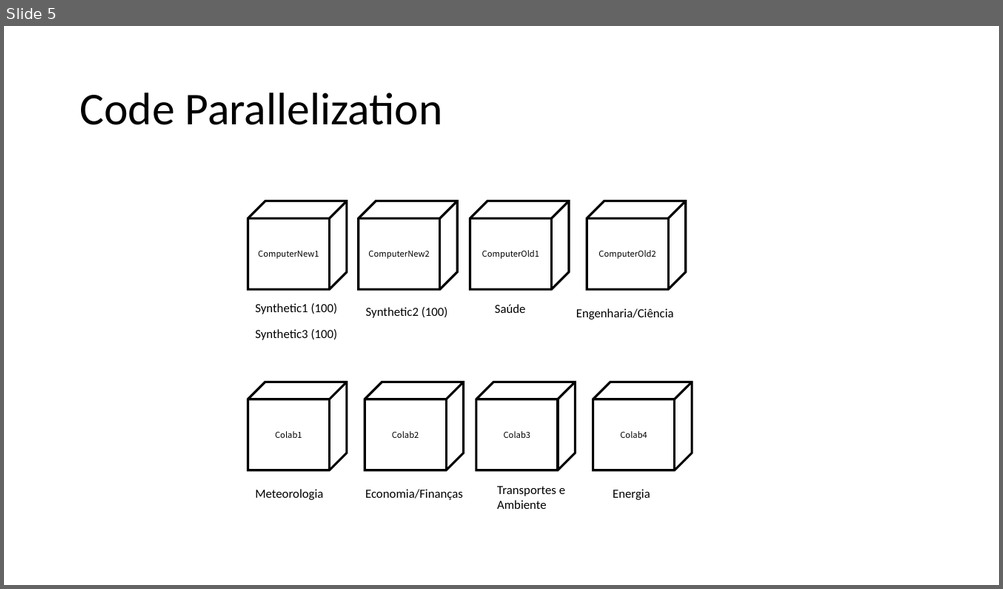
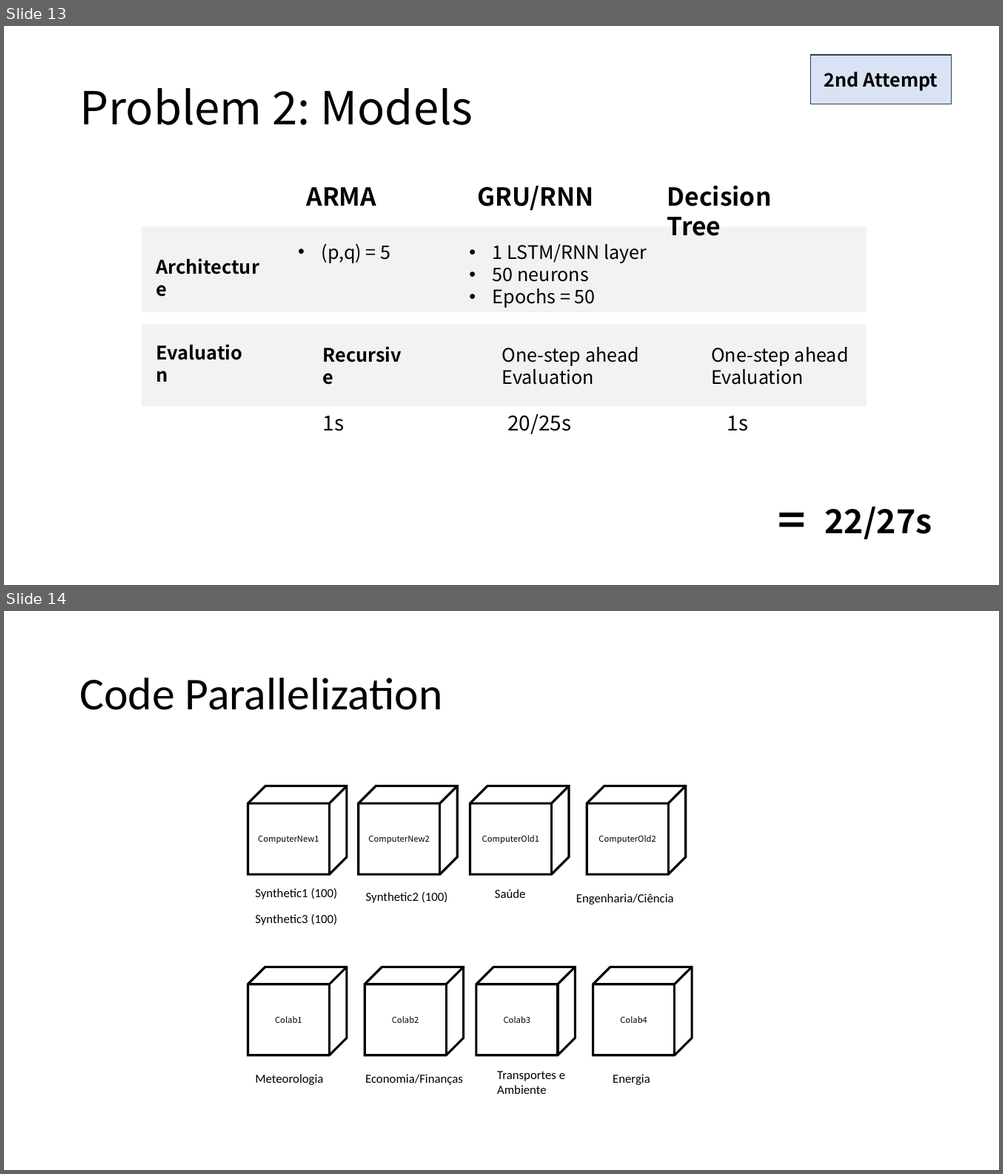
Before and after one commit to MiguelLoureiro98/timecave, a slide deck: papers/.ppt/TimeSeriesCV_31052024.pptx. Shown one above the other, each under a label of ours: slide 5 before the commit, slides 13 and 14 after it. The pictures are 1003x589 and 1003x1174 pixels, drawn with LibreOffice and Linux fonts; fonts in the diff are those of the drawing. Boxes give left, top, right and bottom in pixels: in the first picture for what was removed or moved away, otherwise in the second. Text is boxed around its words. In the diff, an @@ line names an element or a change of style, - is before the commit and + after.

```diff
--- a/papers/.ppt/TimeSeriesCV_31052024.pptx
+++ b/papers/.ppt/TimeSeriesCV_31052024.pptx
@@ slide 13 added at <box>4,26,999,585</box>, background #FFFFFF @@
@@ rectangle added at <box>811,55,950,104</box>, fill #DAE3F3, outline #333F50 1 pt, 18 pt, text #000000, bold @@
+2nd Attempt
@@ text added at <box>79,88,473,125</box>, 44 pt, text #000000 @@
+Problem 2: Models
@@ text added at <box>307,187,377,206</box>, 24 pt, text #000000, bold @@
+ARMA
@@ text added at <box>477,186,594,210</box>, 24 pt, text #000000, bold @@
+GRU/RNN
@@ text added at <box>667,185,771,236</box>, 24 pt, text #000000, bold @@
+Decision Tree
@@ rectangle added at <box>142,227,867,312</box>, fill #F2F2F2 @@
@@ text added at <box>321,244,390,264</box>, 18 pt, text #000000 @@
+• (p,q) = 5
@@ text added at <box>492,244,647,308</box>, 18 pt, text #000000 @@
+• 1 LSTM/RNN layer
+• 50 neurons
+• Epochs = 50
@@ text added at <box>149,252,276,282</box>, 18 pt, text #000000, bold @@
+Architecture
@@ rectangle added at <box>142,324,867,406</box>, fill #F2F2F2 @@
@@ text added at <box>149,338,259,368</box>, 18 pt, text #000000, bold @@
+Evaluation
@@ text added at <box>316,340,418,370</box>, 18 pt, text #000000, bold @@
+Recursive
@@ text added at <box>502,347,639,385</box>, 18 pt, text #000000 @@
+One-step ahead
+Evaluation
@@ text added at <box>711,347,848,385</box>, 18 pt, text #000000 @@
+One-step ahead
+Evaluation
@@ text added at <box>323,416,344,432</box>, 20 pt, text #000000 @@
+1s
@@ text added at <box>507,414,571,434</box>, 20 pt, text #000000 @@
+20/25s
@@ text added at <box>727,416,748,432</box>, 20 pt, text #000000 @@
+1s
@@ math equal added at <box>775,497,808,543</box>, fill #000000 @@
@@ text added at <box>824,507,931,540</box>, 32 pt, text #000000, bold @@
+22/27s
@@ what was slide 5 is now slide 14 @@
```
Also in this commit, not shown: 5 slides changed, 7 other slides added, 16 slides removed, 1 other file.
